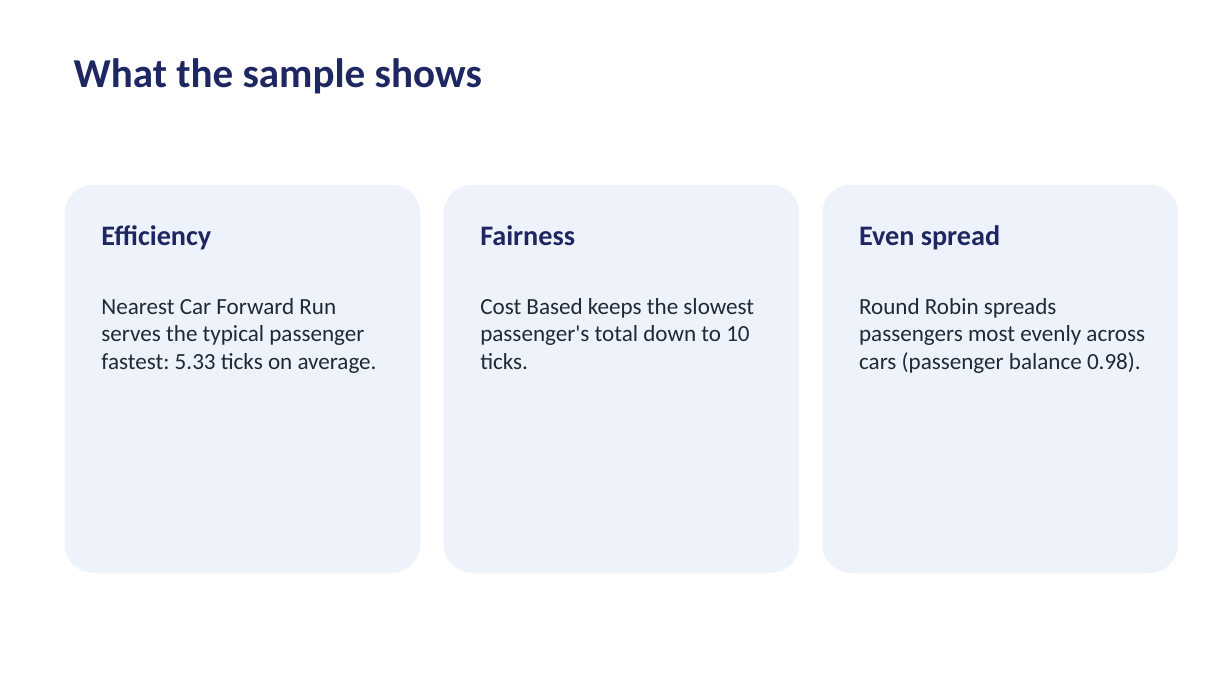
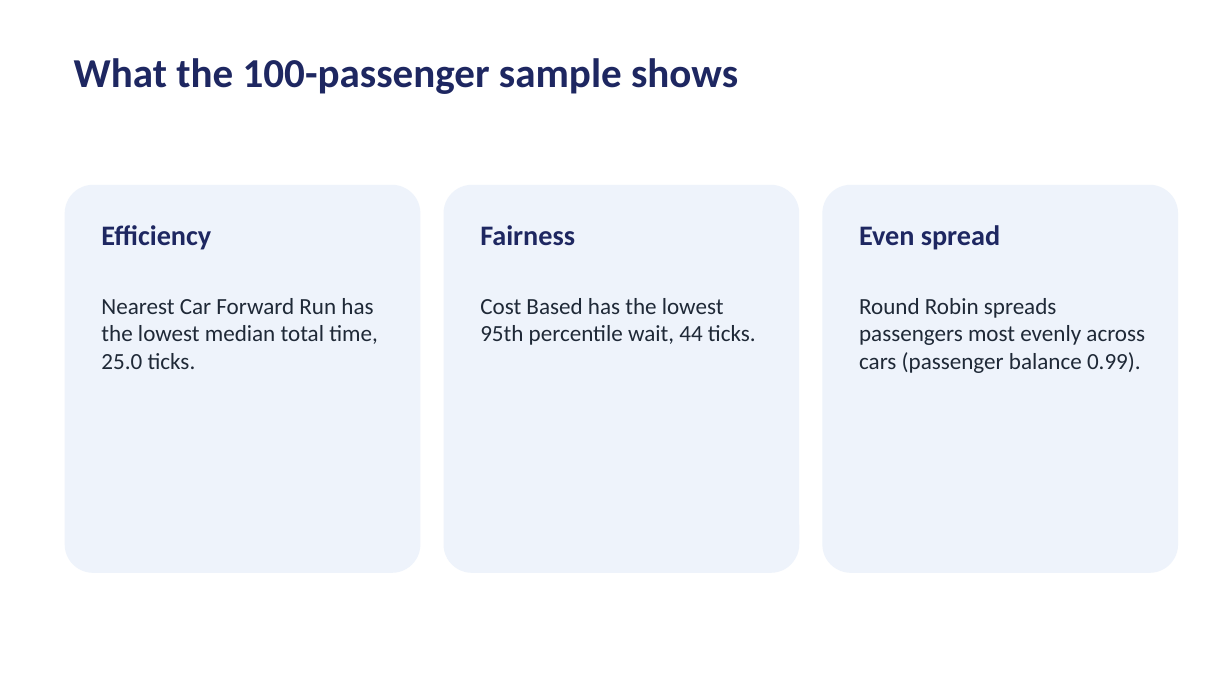
Before and after one commit to yashrajarora/kkr-simulator-python, a slide deck: slide 20 of docs/elevator_strategies_summary.pptx. Drawn at 1232x693 pixels with LibreOffice and Linux fonts; fonts in the diff are those of the drawing. Boxes give left, top, right and bottom in pixels: in the first picture for what was removed or moved away, otherwise in the second. Text is boxed around its words. In the diff, an @@ line names an element or a change of style, - is before the commit and + after.

Commit message:
Changes to nearest car scenario and other sample data changes

```diff
--- a/docs/elevator_strategies_summary.pptx
+++ b/docs/elevator_strategies_summary.pptx
@@ text at [74,58,738,94]: text changed @@
-What the sample shows
+What the 100-passenger sample shows
@@ text at [101,298,378,369]: text changed @@
-Nearest Car Forward Run serves the typical passenger fastest: 5.33 ticks on average.
+Nearest Car Forward Run has the lowest median total time, 25.0 ticks.
@@ text at [480,298,756,345]: text changed @@
-Cost Based keeps the slowest passenger's total down to 10 ticks.
+Cost Based has the lowest 95th percentile wait, 44 ticks.
@@ text at [859,298,1145,373]: text changed @@
-Round Robin spreads passengers most evenly across cars (passenger balance 0.98).
+Round Robin spreads passengers most evenly across cars (passenger balance 0.99).
```
Also in this commit, not shown: 10 other slides changed, 6 slides added, 13 other files.
